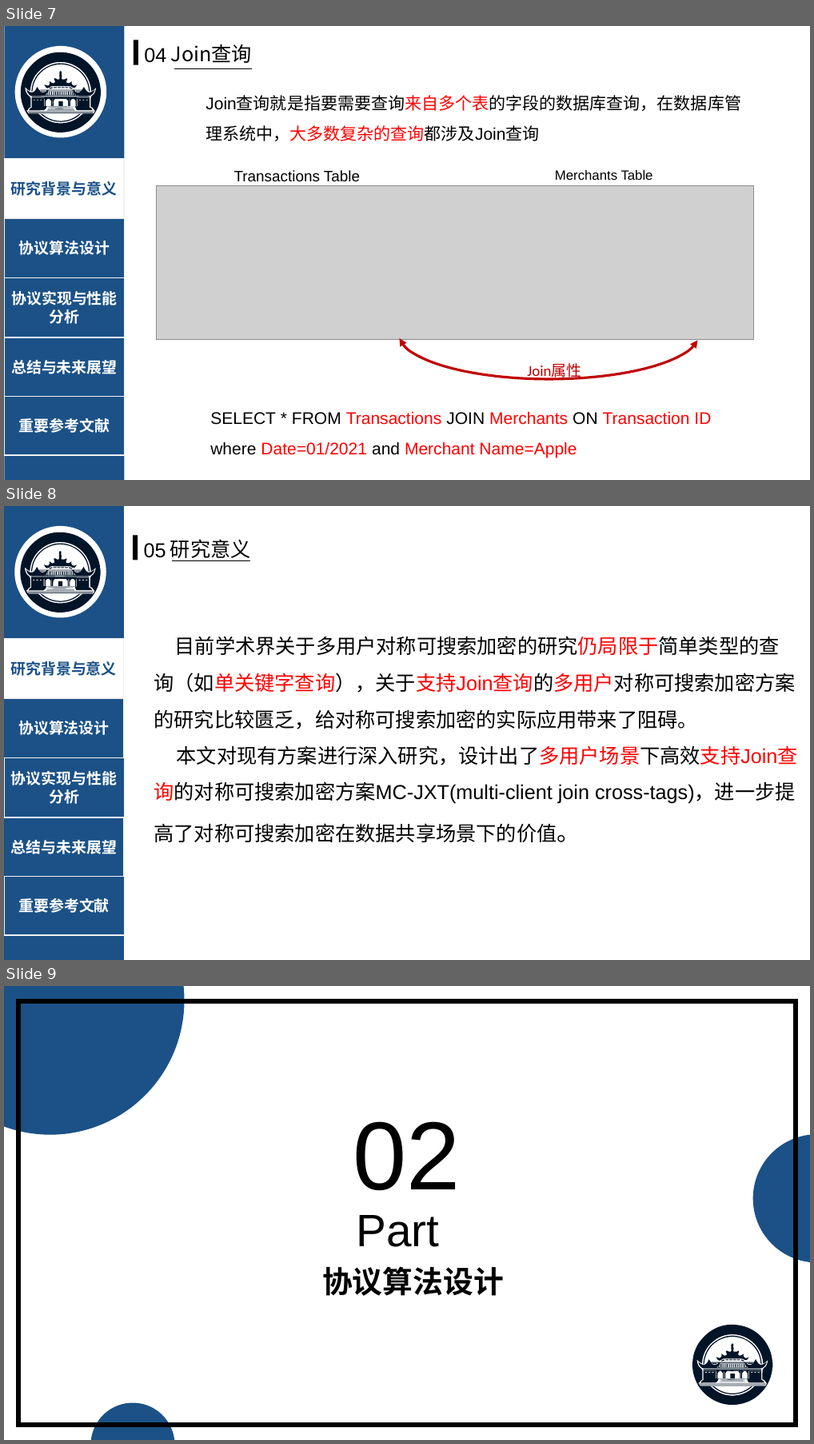
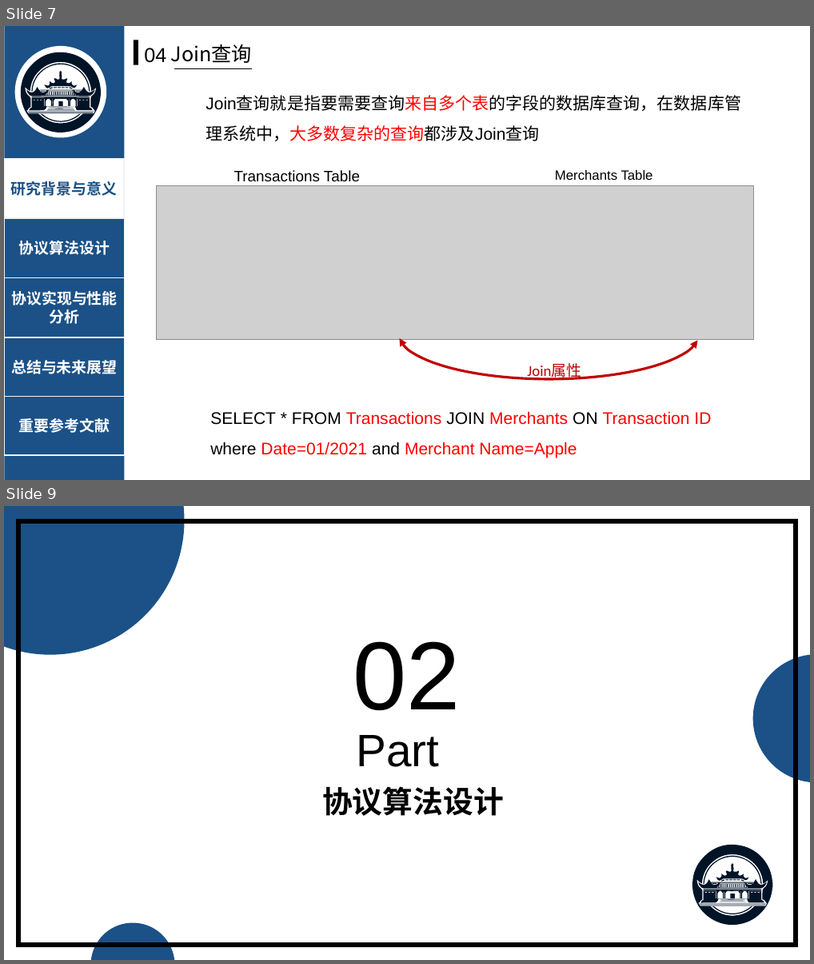
Before and after one commit to jerry-luo-zl/Searchable-Encrption-MC-JXT, a slide deck: pre/毕设答辩-罗之龙.pptx. Shown one above the other, each under a label of ours: slides 7, 8 and 9 before the commit, slides 7 and 9 after it; the slides between them are not shown. The pictures are 814x1444 and 814x964 pixels, drawn with LibreOffice and Linux fonts; fonts in the diff are those of the drawing; grey boxes stand for pictures. Boxes give left, top, right and bottom in pixels: in the first picture for what was removed or moved away, otherwise in the second. Text is boxed around its words. In the diff, an @@ line names an element or a change of style, - is before the commit and + after.

```diff
--- a/pre/毕设答辩-罗之龙.pptx
+++ b/pre/毕设答辩-罗之龙.pptx
@@ slide 8 removed at (x1=4, y1=506, x2=810, y2=960), background #FFFFFF @@
@@ group removed at (x1=130, y1=529, x2=251, y2=576): 2 texts, 1 rounded rectangle, 1 rectangle, 1 line @@
-研究意义
-05
@@ text removed at (x1=154, y1=636, x2=798, y2=842) @@
-目前学术界关于多用户对称可搜索加密的研究仍局限于简单类型的查询（如单关键字查询），关于支持Join查询的多用户对称可搜索加密方案的研究比较匮乏，给对称可搜索加密的实际应用带来了阻碍。
-本文对现有方案进行深入研究，设计出了多用户场景下高效支持Join查询的对称可搜索加密方案MC-JXT(multi-client join cross-tags)，进一步提高了对称可搜索加密在数据共享场景下的价值。
@@ group removed at (x1=4, y1=506, x2=124, y2=960): 41 freeform shapes, 6 rectangles, 1 picture, 1 ellipse @@
-研究背景与意义
-协议算法设计
-总结与未来展望
-重要参考文献
-协议实现与性能分析
```
Also in this commit, not shown: 13 slides changed, 9 other files.
